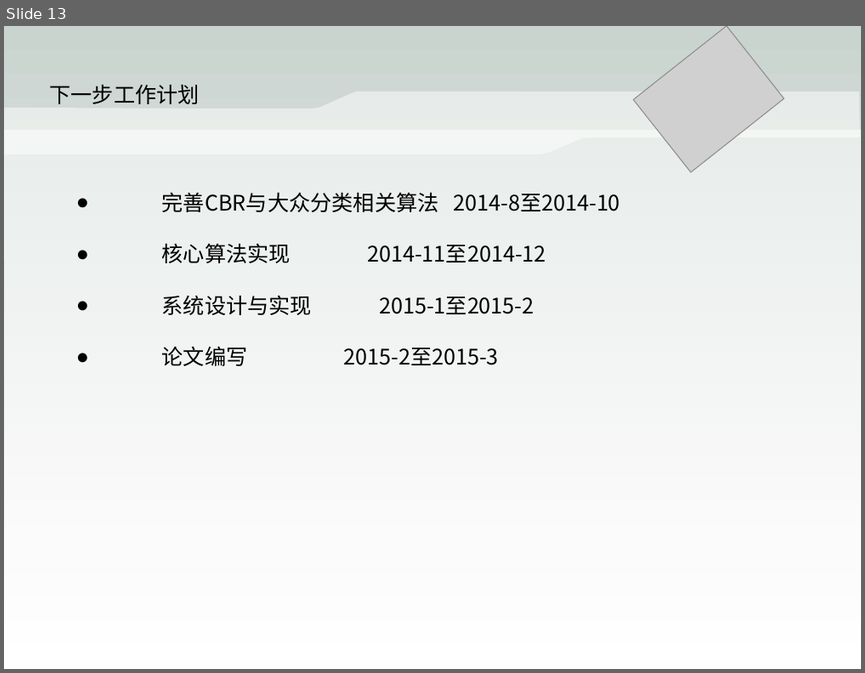
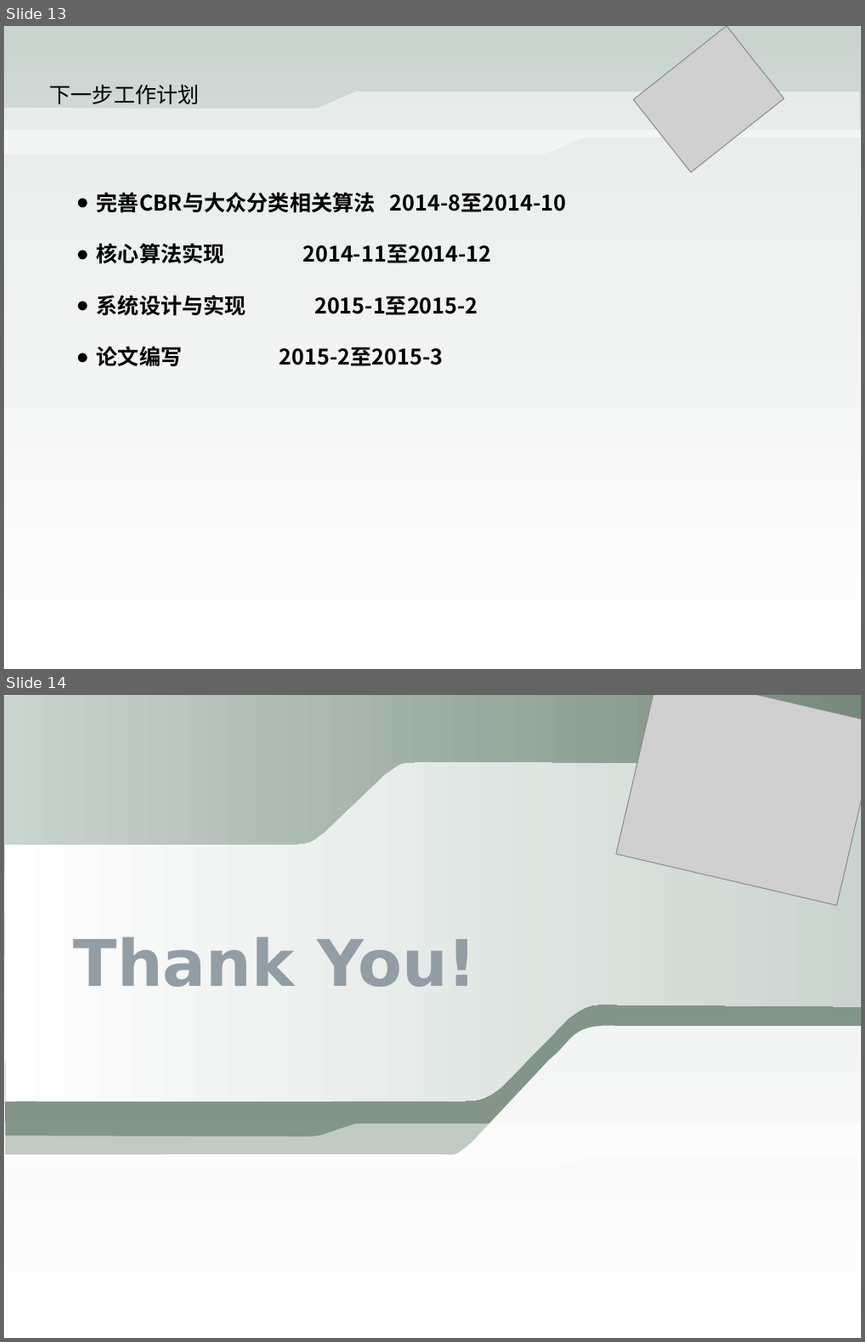
Before and after one commit to doomruin/Gradus, a slide deck: graduation fieldwork/中期答辩.ppt. Shown one above the other, each under a label of ours: slide 13 before the commit, slides 13 and 14 after it. The pictures are 865x673 and 865x1342 pixels, drawn with LibreOffice and Linux fonts; fonts in the diff are those of the drawing; grey boxes stand for pictures. Boxes give left, top, right and bottom in pixels: in the first picture for what was removed or moved away, otherwise in the second. Text is boxed around its words. In the diff, an @@ line names an element or a change of style, - is before the commit and + after.

```diff
--- a/graduation fieldwork/中期答辩.ppt
+++ b/graduation fieldwork/中期答辩.ppt
@@ slide 14 added at <box>4,695,861,1338</box>, background gradient #CAD4CF to #FFFFFF; not listed: 2 template elements that a slide beside it also shows @@
@@ freeform shape added at <box>4,695,861,1157</box>, fill #768A7B at 89% opacity @@
@@ freeform shape added at <box>4,695,861,1101</box>, fill gradient #FFFFFF to #CAD4CF @@
@@ freeform shape added at <box>4,695,861,845</box>, fill gradient #CAD4CF to #768A7B @@
@@ picture added at <box>616,695,861,905</box> @@
@@ text added at <box>74,936,477,987</box>, 54 pt, text gradient #425462 to #939DA6, bold @@
+Thank You!
@@ freeform shape added at <box>4,1123,860,1170</box>, fill #FFFFFF at 50% opacity @@
@@ freeform shape added at <box>4,1290,860,1338</box>, fill #FFFFFF at 50% opacity @@
@@ slide 13 changed as well @@
@@ text "完善CBR与大众分类相关算法 2014-8至2014-10" at <box>97,192,566,366</box>: bold on; indent changed @@
```
Also in this commit, not shown: 12 other slides changed, 1 slide removed, 2 other files.
